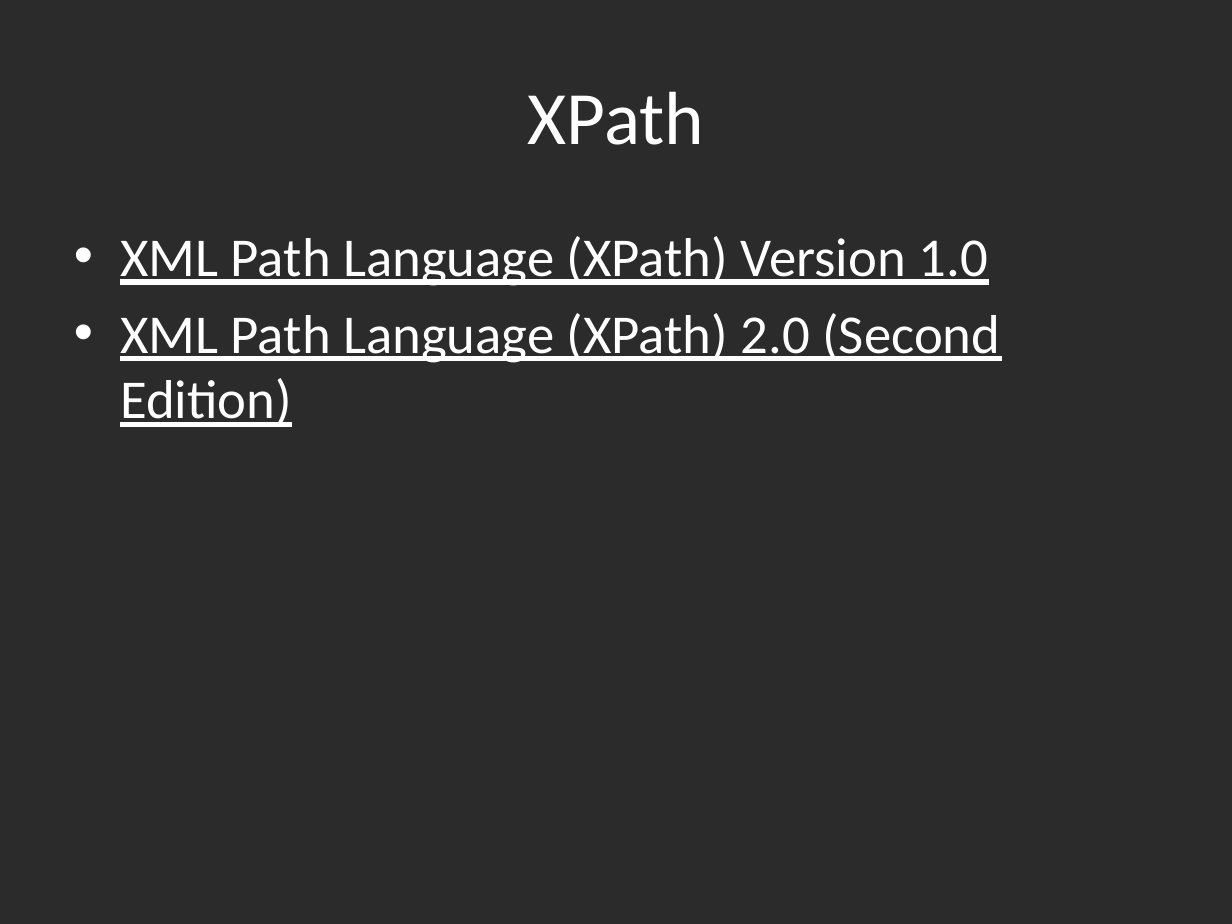
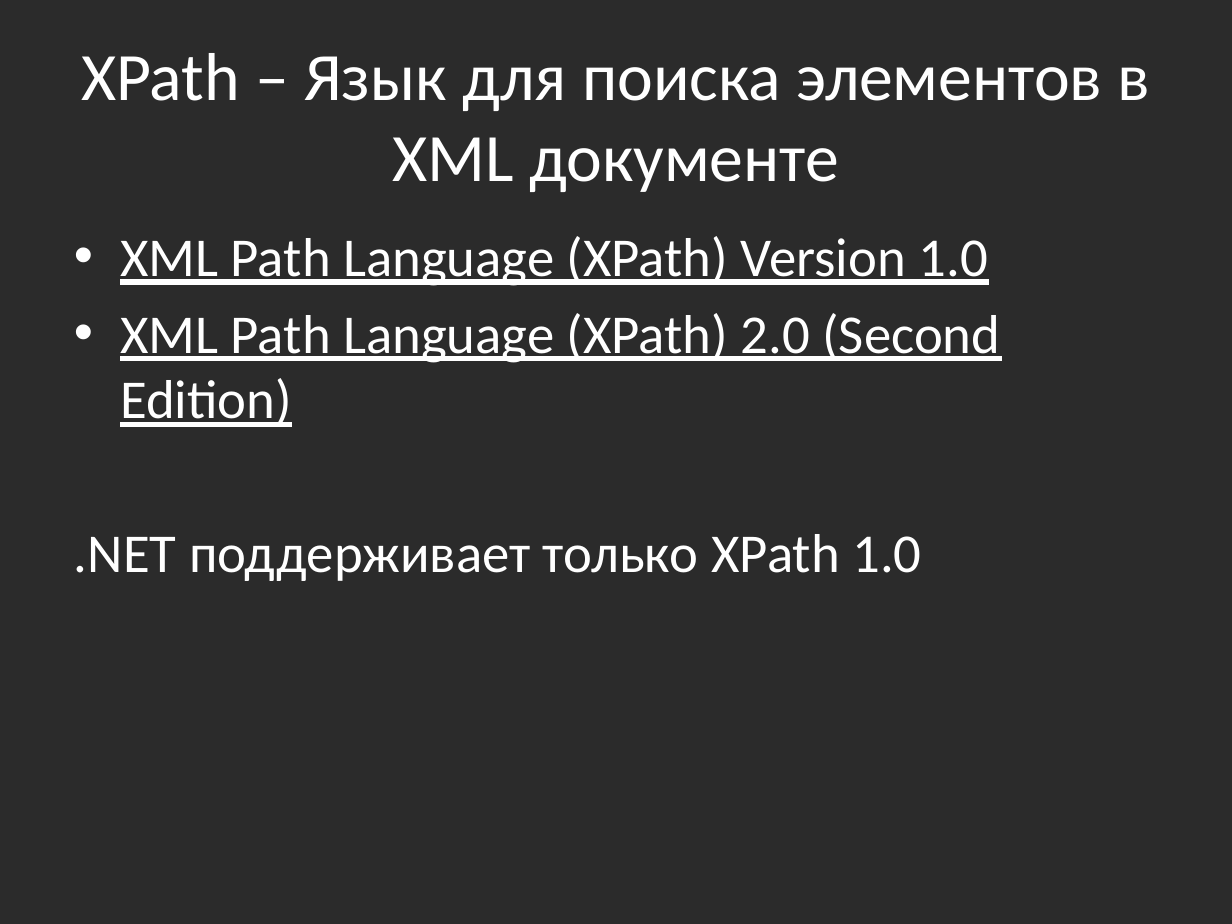
Before and after one commit to bazile/Training, a slide deck: slide 18 of Presentation/lesson-06-xml.pptx. Drawn at 1232x924 pixels with LibreOffice and Linux fonts; fonts in the diff are those of the drawing; background and template pictures are left out; a plain dark background stands for a picture behind light text. Boxes give left, top, right and bottom in pixels: in the first picture for what was removed or moved away, otherwise in the second. Text is boxed around its words. In the diff, an @@ line names an element or a change of style, - is before the commit and + after.

```diff
--- a/Presentation/lesson-06-xml.pptx
+++ b/Presentation/lesson-06-xml.pptx
@@ title at box(81, 53, 1150, 192): text changed; size 44 to 39.6 pt @@
-XPath
+XPath – Язык для поиска элементов в XML документе
@@ text at box(74, 534, 921, 581): paragraph added @@
+.NET поддерживает только XPath 1.0
```
Also in this commit, not shown: 2 other slides changed, 4 slides added, 1 slide removed, 2 other files.
